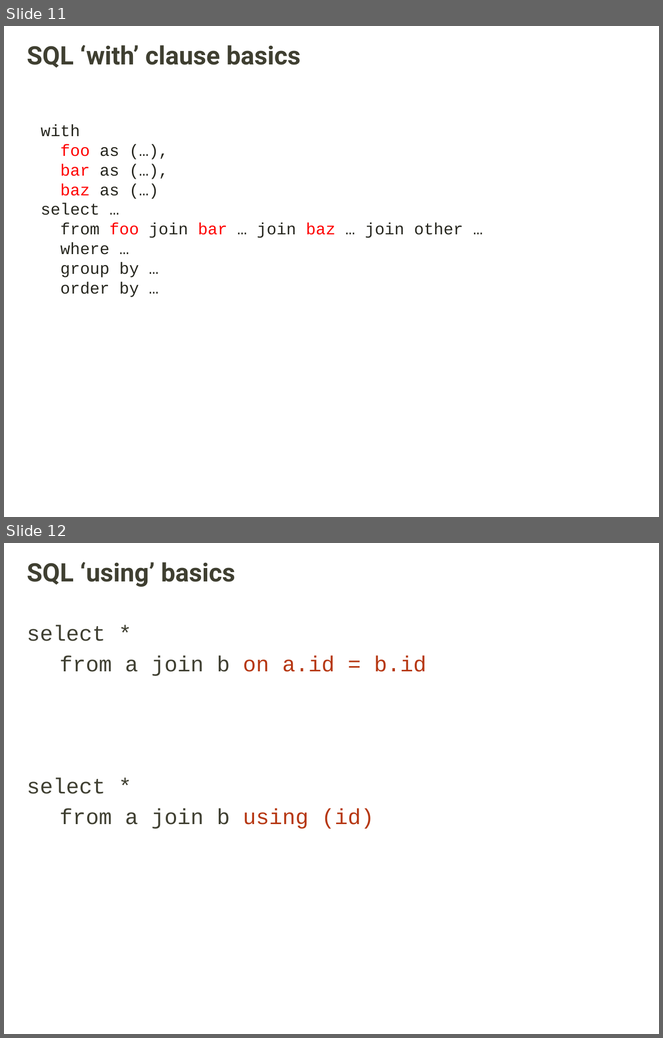
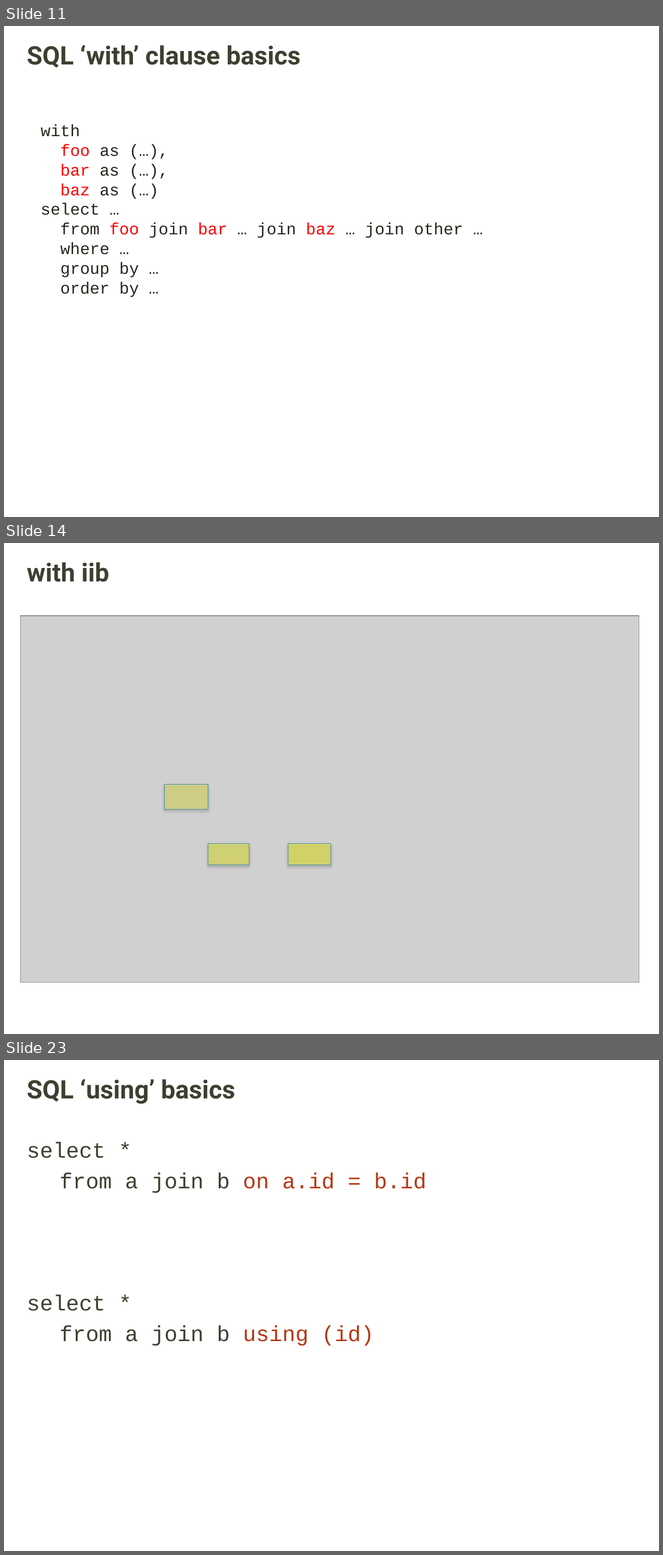
Before and after one commit to thepler/using-using-with-with, a slide deck: using-using-with-with.pptx. Shown one above the other, each under a label of ours: slides 11 and 12 before the commit, slides 11, 14 and 23 after it; the slides between them are not shown. The pictures are 663x1038 and 663x1555 pixels, drawn with LibreOffice and Linux fonts; fonts in the diff are those of the drawing; grey boxes stand for pictures; background and template pictures are left out. Boxes give left, top, right and bottom in pixels: in the first picture for what was removed or moved away, otherwise in the second. Text is boxed around its words. In the diff, an @@ line names an element or a change of style, - is before the commit and + after.

```diff
--- a/using-using-with-with.pptx
+++ b/using-using-with-with.pptx
@@ slide 14 added at <box>4,543,659,1034</box>, background picture (left out) @@
@@ title added at <box>27,562,109,582</box>, 28 pt, text #3F3F32, bold @@
+with iib
@@ picture added at <box>21,616,639,982</box> @@
@@ rectangle added at <box>165,784,208,809</box>, fill #FFFF00 at 28% opacity, outline #3B8DAA 0.75 pt @@
@@ rectangle added at <box>208,844,249,865</box>, fill #FFFF00 at 36% opacity, outline #3B8DAA 0.75 pt @@
@@ rectangle added at <box>288,844,331,865</box>, fill #FFFF00 at 41% opacity, outline #3B8DAA 0.75 pt @@
@@ what was slide 12 is now slide 23 @@
```
Also in this commit, not shown: 1 slide changed, 10 other slides added.
